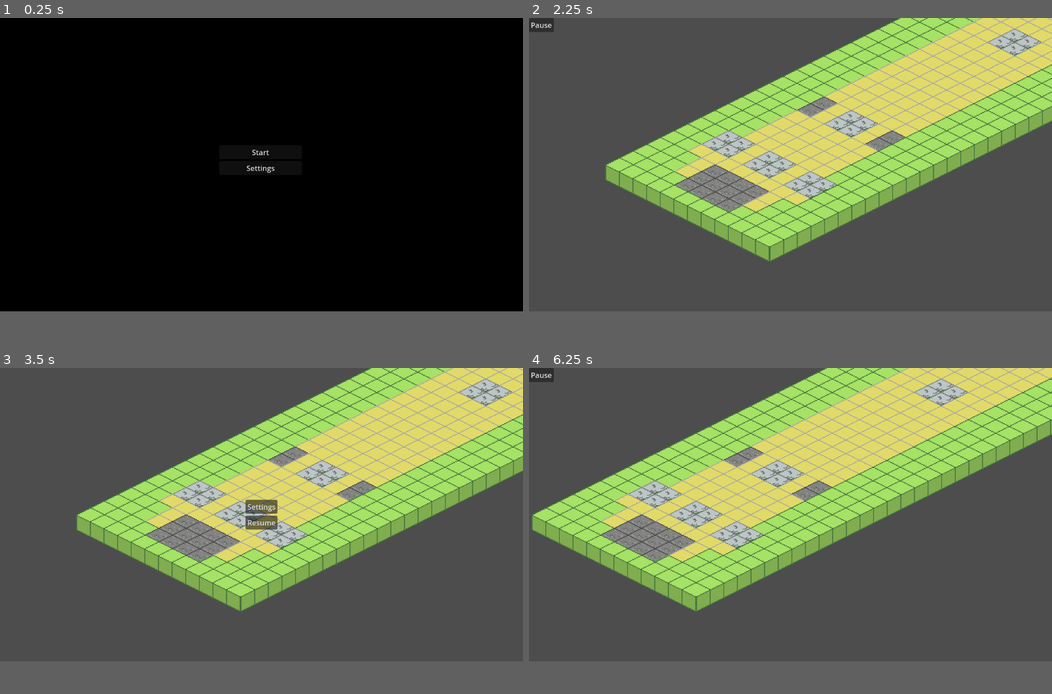
Above: before the commit, frames 1-4 (two rows, left to right).
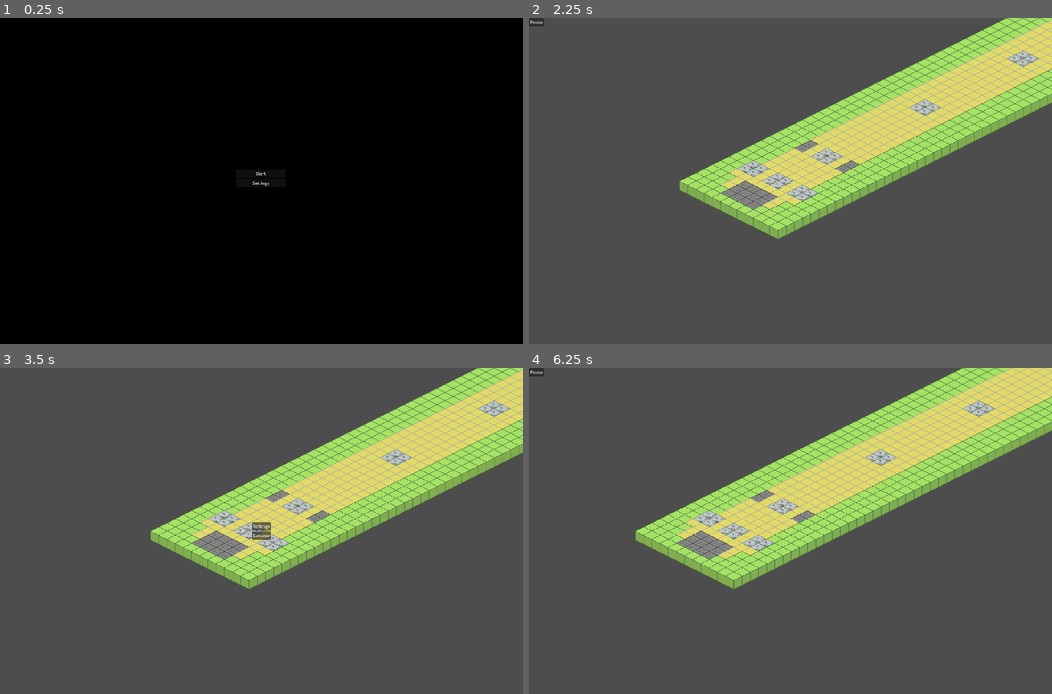
Above: after the commit, the same moments.

Repository: ShroomySquid/LudumDare56
Game: Godot game, scene res://scenes/start_screen.tscn
Two runs of this game, one before a commit and one after it. Both use one fixed random seed, a clock stepped at 60 frames per second and the inputs below.
Inputs (mouse positions are in pixels of both pictures, inside the frame that each line leads up to):
- Up to frame 1 (0.25 s): no input
- Up to frame 2 (2.25 s): click "Settings" at 0.5 s; click "Back to main menu" at 1.25 s; click "Start" at 2 s
- Up to frame 3 (3.5 s): click "Pause" at 2.75 s
- Up to frame 4 (6.25 s): click "Settings" at 3.5 s; click "Back to main menu" at 4.25 s; click "Resume" at 5 s; tap Enter at 5.75 s; move the mouse to (905, 498) at 5.77 s; hold D (right) from 5.78 s (still down); hold Right mouse button (RightClick) from 5.78 s (still down)
In our replay, the window is 799x449 before the commit and 799x499 after it. These sizes can differ from the game's own. Grey fills any space a smaller window leaves; there, only what the larger window draws over its background counts as a difference.

The runs differ from the first frame. In frame 1, 0.1% of the frame differs, in the area x 47-53%, y 40-52%; in frame 2, 28%; in frame 3, 28%; in frame 4, 31%, in the area x 0-100%, y 0-75%.

Commit message:
fixed window issue with starting screen too small or too big

Diff:
--- a/Scripts/start_screen.gd
+++ b/Scripts/start_screen.gd
@@ -1,9 +1,11 @@
 extends Control
 
 @onready var is_settings_on := false
+@onready var settings = $CanvasLayer/Settings
+@onready var menu = $CanvasLayer/MenuContainer
 
 func _ready():
-	$Settings.hide()
+	settings.hide()
 
 func _process(_delta):
 	pass
@@ -12,9 +14,9 @@
 	get_tree().change_scene_to_file("res://scenes/game.tscn")
 
 func _on_settings_btn_pressed():
-	$MenuContainer.hide()
-	$Settings.show()
+	menu.hide()
+	settings.show()
 
 func _on_settings_exit_settings():
-	$MenuContainer.show()
-	$Settings.hide()
+	menu.show()
+	settings.hide()
--- a/project.godot
+++ b/project.godot
@@ -18,6 +18,11 @@
 [autoload]
 
 GlobalControl="*res://scenes/Control.tscn"
+
+[display]
+
+window/size/viewport_width=1920
+window/size/viewport_height=1200
 
 [input]
 
--- a/scenes/start_screen.tscn
+++ b/scenes/start_screen.tscn
@@ -12,14 +12,16 @@
 grow_vertical = 2
 script = ExtResource("1_cklc5")
 
-[node name="BackgroundColor" type="ColorRect" parent="."]
-layout_mode = 0
-offset_right = 1191.0
-offset_bottom = 672.0
+[node name="CanvasLayer" type="CanvasLayer" parent="."]
+
+[node name="BackgroundColor" type="ColorRect" parent="CanvasLayer"]
+offset_left = -536.0
+offset_top = -169.0
+offset_right = 2235.0
+offset_bottom = 1333.0
 color = Color(0, 0, 0, 1)
 
-[node name="MenuContainer" type="VBoxContainer" parent="."]
-layout_mode = 1
+[node name="MenuContainer" type="VBoxContainer" parent="CanvasLayer"]
 anchors_preset = 8
 anchor_left = 0.5
 anchor_top = 0.5
@@ -32,22 +34,21 @@
 grow_horizontal = 2
 grow_vertical = 2
 
-[node name="StartBtn" type="Button" parent="MenuContainer"]
+[node name="StartBtn" type="Button" parent="CanvasLayer/MenuContainer"]
 layout_mode = 2
 text = "Start
 "
 
-[node name="SettingsBtn" type="Button" parent="MenuContainer"]
+[node name="SettingsBtn" type="Button" parent="CanvasLayer/MenuContainer"]
 layout_mode = 2
 text = "Settings"
 
-[node name="Settings" parent="." instance=ExtResource("2_20652")]
-layout_mode = 1
+[node name="Settings" parent="CanvasLayer" instance=ExtResource("2_20652")]
 offset_left = 387.0
 offset_top = 280.0
 offset_right = -369.0
 offset_bottom = -174.0
 
-[connection signal="pressed" from="MenuContainer/StartBtn" to="." method="_on_start_btn_pressed"]
-[connection signal="pressed" from="MenuContainer/SettingsBtn" to="." method="_on_settings_btn_pressed"]
-[connection signal="exit_settings" from="Settings" to="." method="_on_settings_exit_settings"]
+[connection signal="pressed" from="CanvasLayer/MenuContainer/StartBtn" to="." method="_on_start_btn_pressed"]
+[connection signal="pressed" from="CanvasLayer/MenuContainer/SettingsBtn" to="." method="_on_settings_btn_pressed"]
+[connection signal="exit_settings" from="CanvasLayer/Settings" to="." method="_on_settings_exit_settings"]
